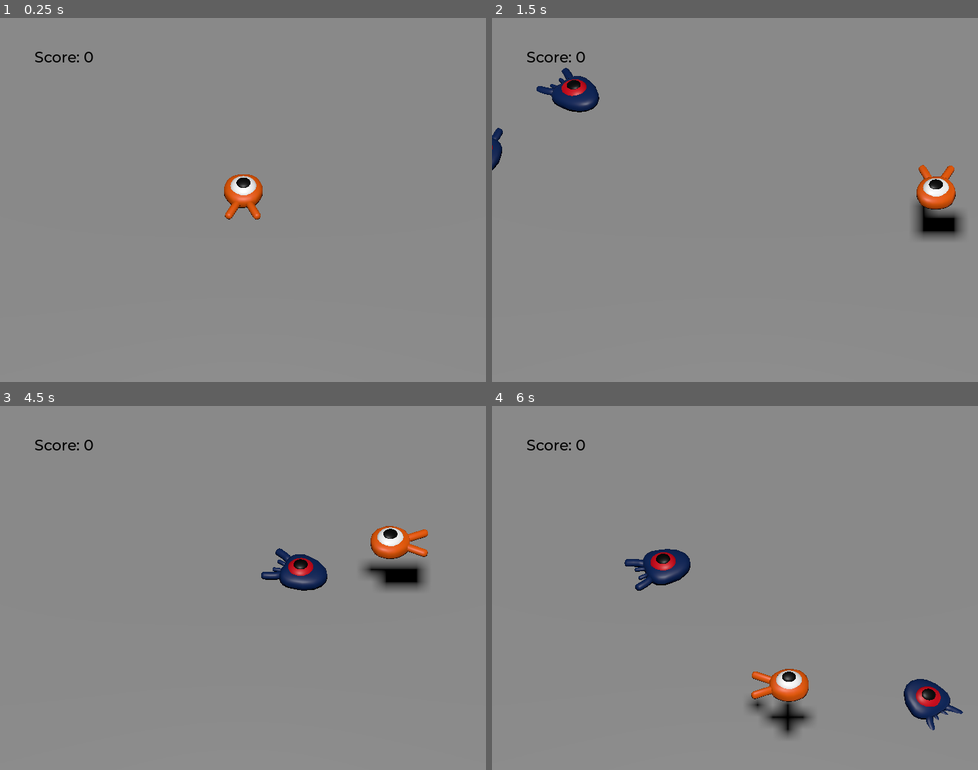
Above: before the commit, frames 1-4 (two rows, left to right).
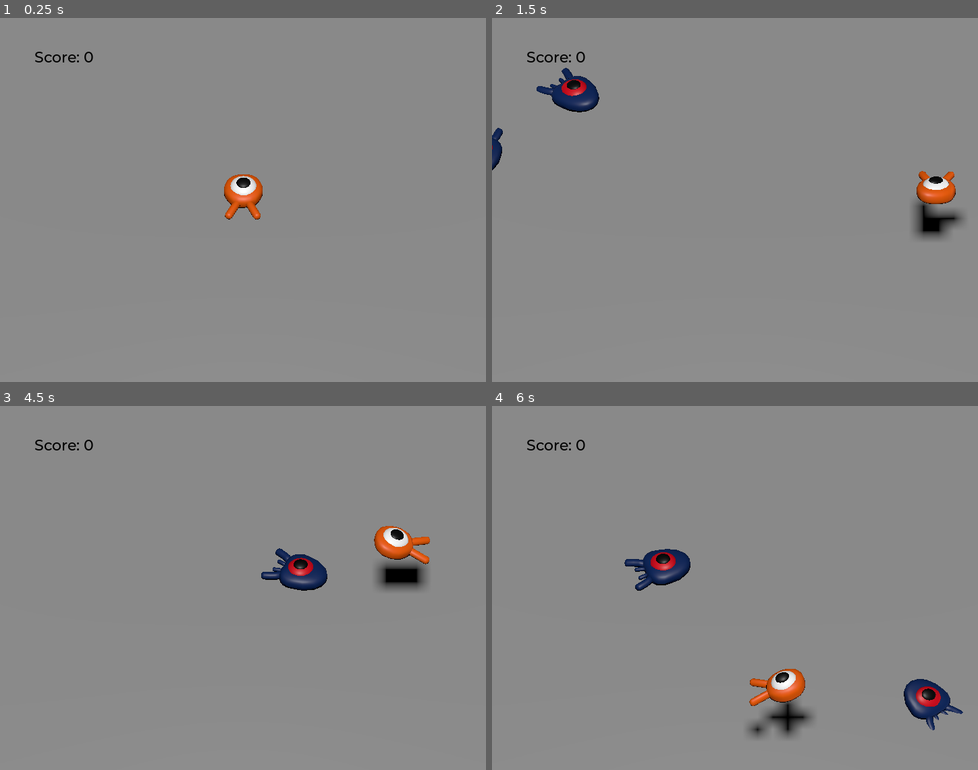
Above: after the commit, the same moments.

Repository: Koccov/squash-the-creeps
Game: Godot game, scene res://main.tscn
Same seed, same stepped clock (60 frames per second), same inputs: the game is played once before the commit and once after it.
Inputs:
- Up to frame 1 (0.25 s): no input
- Up to frame 2 (1.5 s): tap Enter (ui_accept) at 0.5 s; hold Right (move_right) 0.53-1.28 s; tap Space (jump) at 0.6, 0.77, 1.07, 1.35 s; hold Down (move_backward) from 1.28 s (still down)
- Up to frame 3 (4.5 s): tap Space (jump) at 1.52, 1.82, 2.1, 2.85, 3.02, 3.32, 3.6, 3.77, 4.07, 4.35 s; release Down (move_backward) at 2.03 s; hold Right (move_right) 2.03-2.78 s; hold Up (move_forward) 2.78-3.53 s; hold Left (move_left) from 3.53 s (still down)
- Up to frame 4 (6 s): tap Space (jump) at 4.52, 4.82, 5.1, 5.85 s; release Left (move_left) at 5.03 s; hold Down (move_backward) 5.03-5.78 s; hold Right (move_right) from 5.78 s (still down)

The runs differ from the first frame. In frame 2, 0.7% of the frame differs, in the area x 87-98%, y 40-61%; in frame 3, 0.8%; in frame 4, 0.9%, in the area x 52-66%, y 72-92%.

Commit message:
rotate Player along jump arc

Diff:
--- a/player.gd
+++ b/player.gd
@@ -68,6 +68,7 @@
 	# move the character
 	velocity = target_velocity
 	move_and_slide()
+	$Pivot.rotation.x = PI / 6 * velocity.y / jump_impulse
 
 func die():
 	hit.emit()
--- a/player.tscn
+++ b/player.tscn
@@ -68,7 +68,7 @@
 [node name="Pivot" type="Node3D" parent="."]
 
 [node name="Character" parent="Pivot" instance=ExtResource("1_cverm")]
-transform = Transform3D(1, 0, 0, 0, 0.994161, -0.107905, 0, 0.107905, 0.994161, 0, 0, 0)
+transform = Transform3D(1, 0, 0, 0, 0.996845, 0.0793665, 0, -0.0793665, 0.996845, 0, 0, 0)
 
 [node name="CollisionShape3D" type="CollisionShape3D" parent="."]
 transform = Transform3D(1, 0, 0, 0, 1, 0, 0, 0, 1, -0.00803173, 0.145359, -0.0235596)
